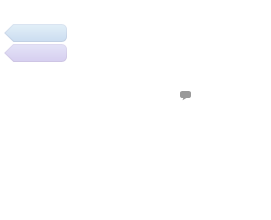
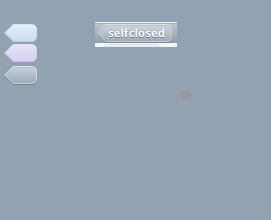
The second (271, 220) image is a revision of the first. Changes to its layers:
added layer "Layer 3" above "Group 1" over [95, 22, 177, 47]
painted on "Shape 1 copy" over [32, 44, 67, 62]
added layer "Shape 1 copy 3" above "Shape 1" over [4, 66, 37, 84]
painted on "Shape 1" (2nd of 2) over [32, 24, 67, 42]
added layer "Layer 4" above "Layer 1" over [0, 0, 271, 220]
